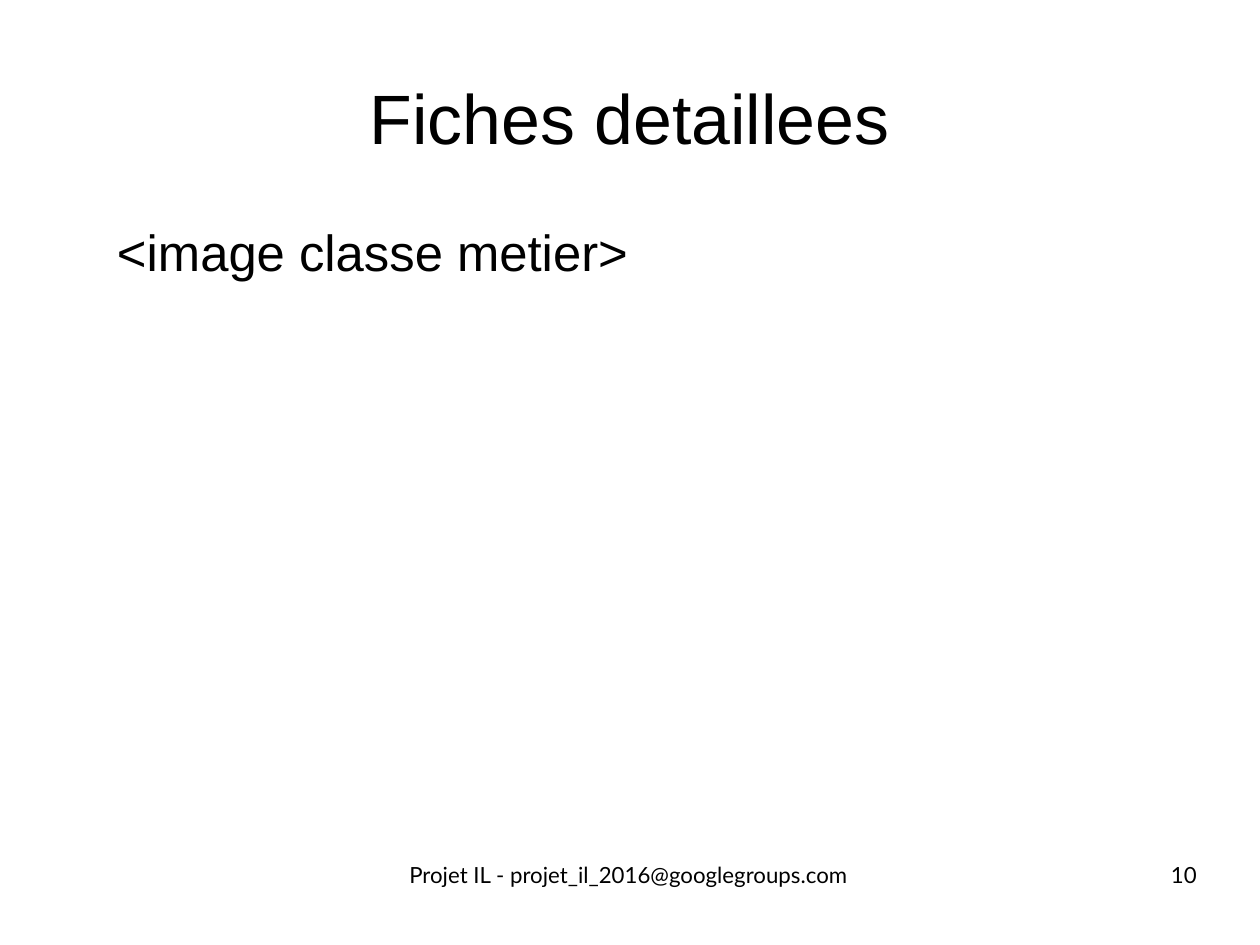
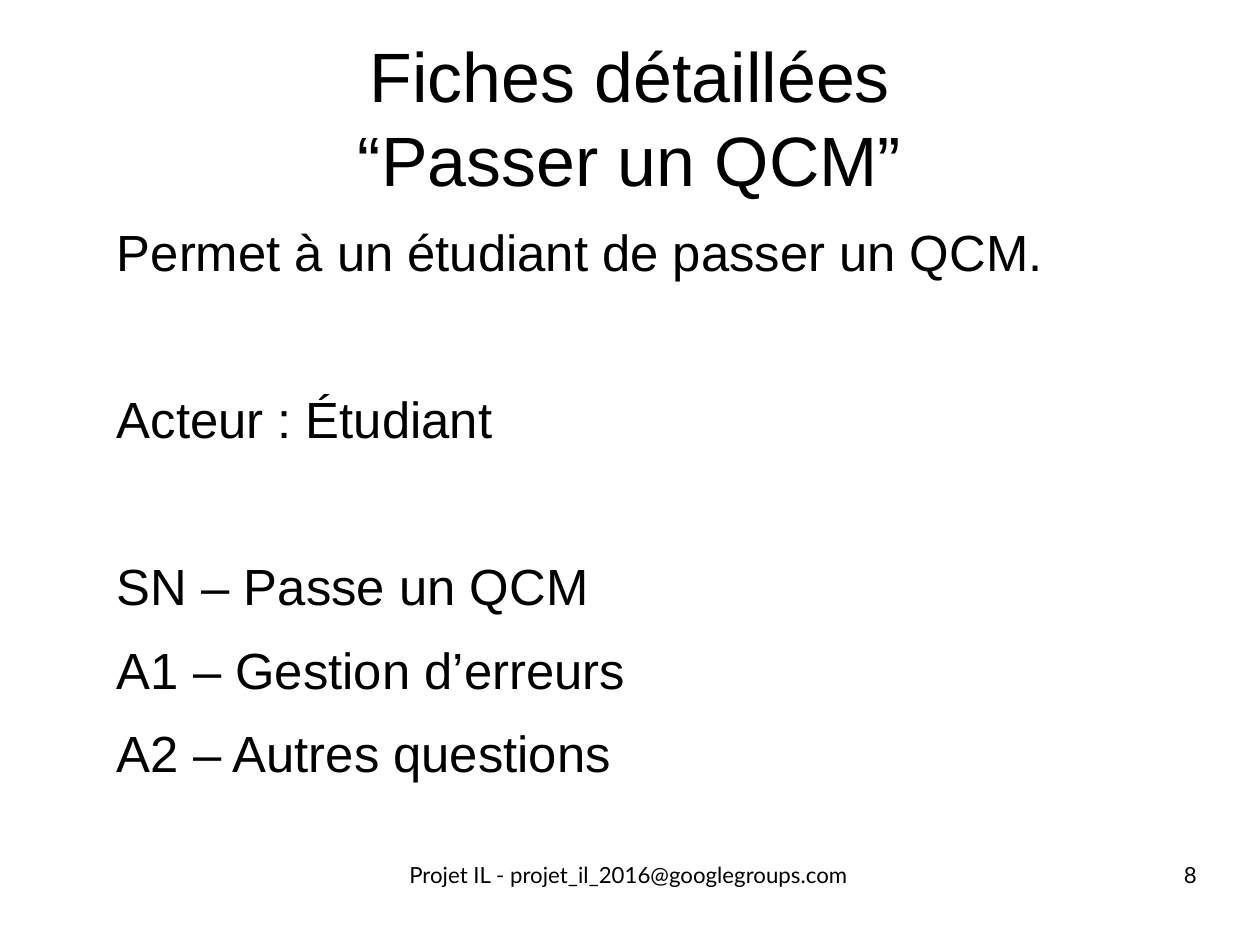
Before and after one commit to ScreachFr/ecours_DMCSBG, a slide deck: slide 8 of vrac/all/pres1_17102016.odp (slide 10 before the commit). Drawn at 1260x945 pixels with LibreOffice and Linux fonts; fonts in the diff are those of the drawing. Boxes give left, top, right and bottom in pixels: in the first picture for what was removed or moved away, otherwise in the second. Text is boxed around its words. In the diff, an @@ line names an element or a change of style, - is before the commit and + after.

```diff
--- a/vrac/all/pres1_17102016.odp
+++ b/vrac/all/pres1_17102016.odp
@@ title at [358, 50, 901, 199]: text changed @@
-Fiches detaillees
+Fiches détaillées
+“Passer un QCM”
@@ text at [117, 233, 1043, 783]: text changed @@
-<image classe metier>
+Permet à un étudiant de passer un QCM.
+Acteur : Étudiant
+SN – Passe un QCM
+A1 – Gestion d’erreurs
+A2 – Autres questions
@@ page number at [1184, 867, 1197, 883]: text changed @@
-10
+8
```
Also in this commit, not shown: 7 other slides changed, 4 slides added, 2 other files.
